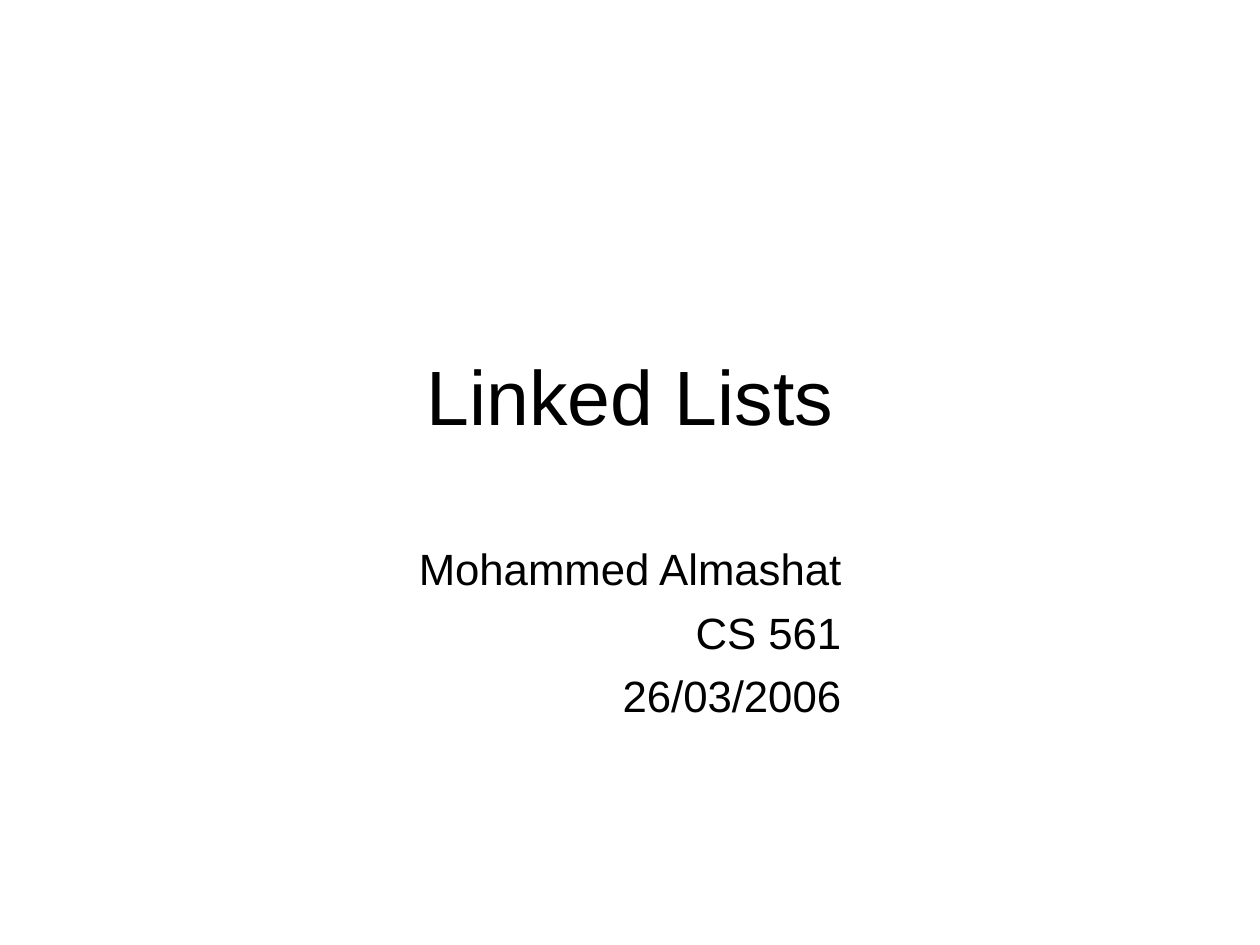
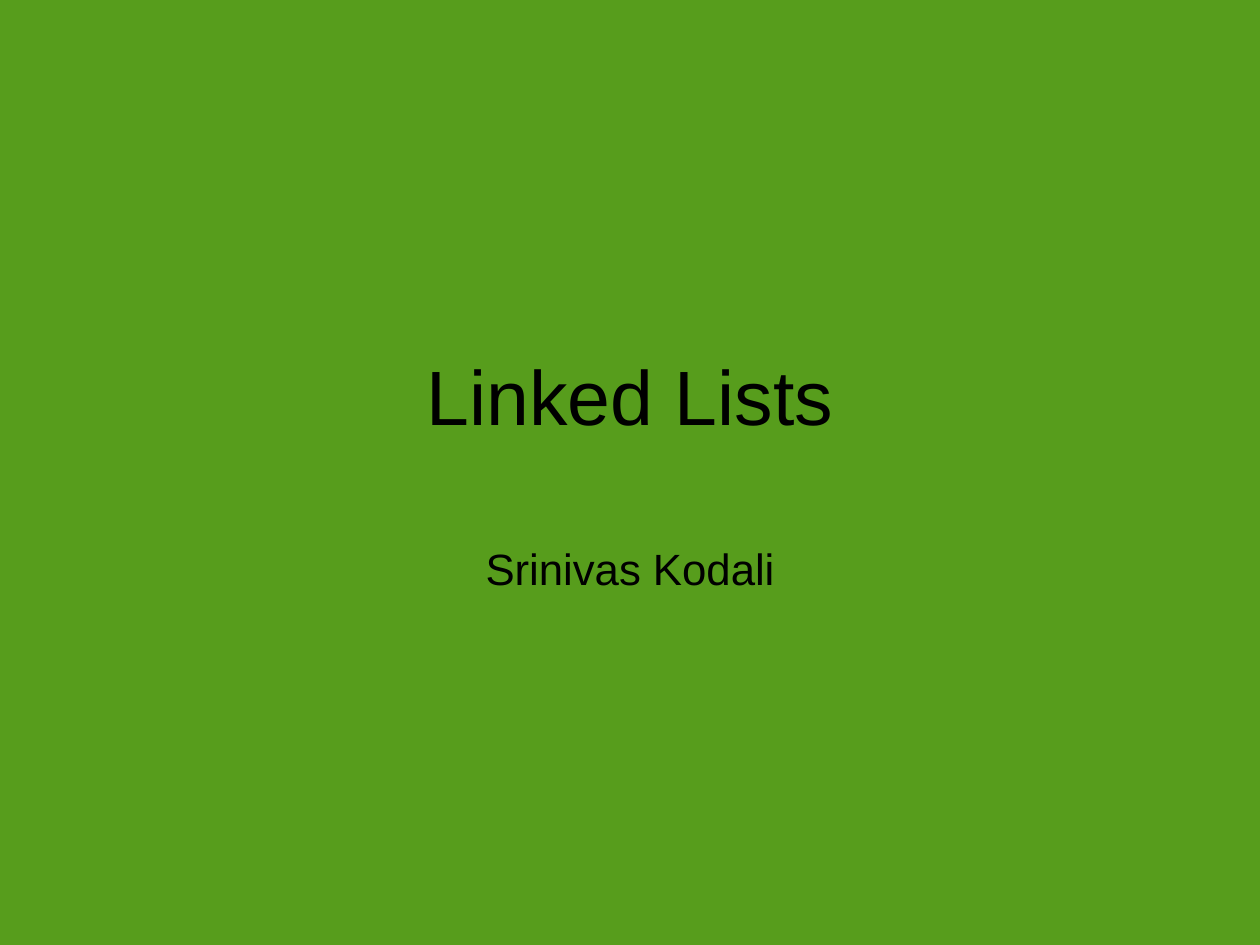
Before and after one commit to srinivaskodali/Practice, a slide deck: slide 1 of LinkedLists/Linked_Lists_mirafra_1.odp. Drawn at 1260x945 pixels with LibreOffice and Linux fonts; fonts in the diff are those of the drawing. Boxes give left, top, right and bottom in pixels: in the first picture for what was removed or moved away, otherwise in the second. Text is boxed around its words. In the diff, an @@ line names an element or a change of style, - is before the commit and + after.

```diff
--- a/LinkedLists/Linked_Lists_mirafra_1.odp
+++ b/LinkedLists/Linked_Lists_mirafra_1.odp
@@ background #FFFFFF to #579D1C @@
@@ subtitle at (x1=486, y1=553, x2=774, y2=586): text changed @@
-Mohammed Almashat
-CS 561
-26/03/2006
+Srinivas Kodali
```
Also in this commit, not shown: 41 other slides changed, 2 other files.
